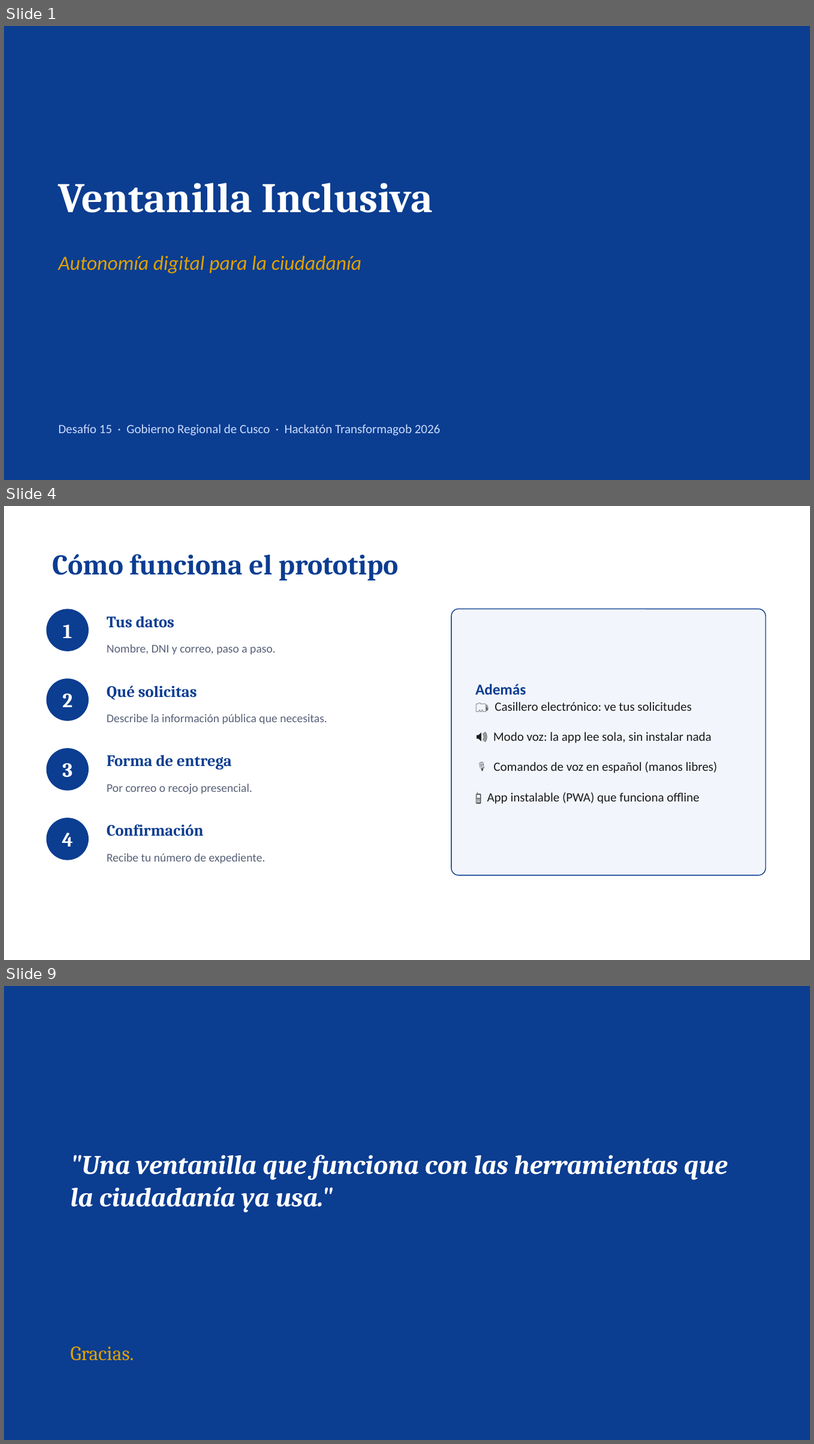
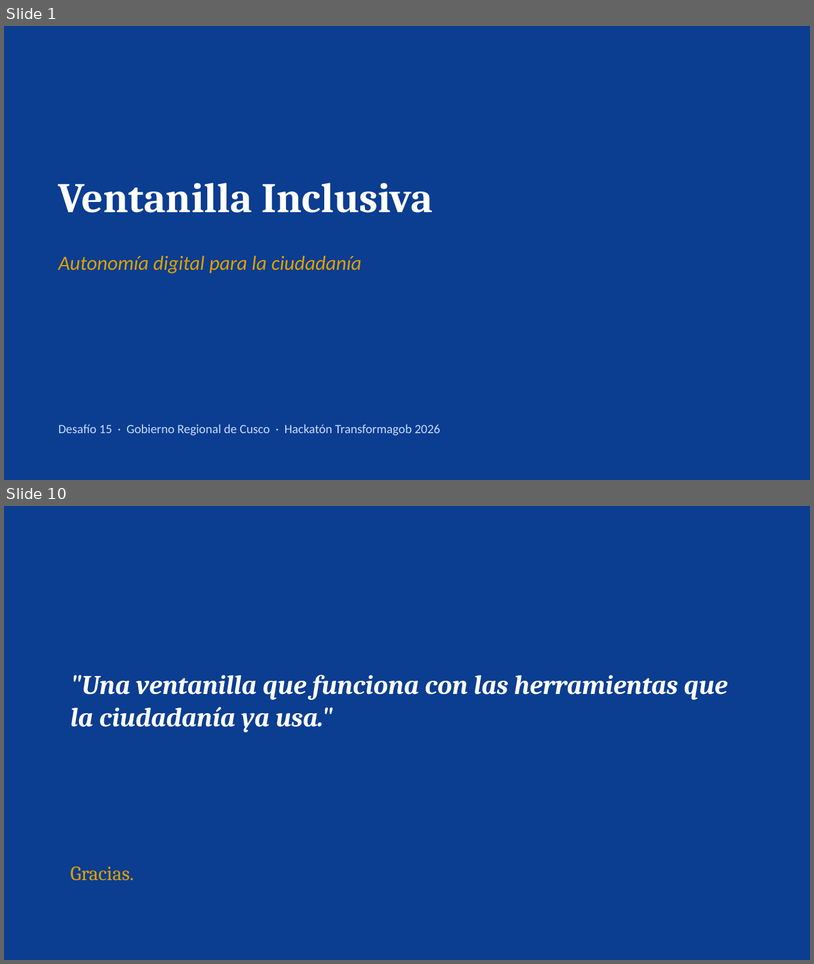
Before and after one commit to rodrigocabrera663-bot/ventanilla-inclusiva, a slide deck: Ventanilla-Inclusiva.pptx. Shown one above the other, each under a label of ours: slides 1, 4 and 9 before the commit, slides 1 and 10 after it; the slides between them are not shown. The pictures are 814x1444 and 814x964 pixels, drawn with LibreOffice and Linux fonts; fonts in the diff are those of the drawing. Boxes give left, top, right and bottom in pixels: in the first picture for what was removed or moved away, otherwise in the second. Text is boxed around its words. In the diff, an @@ line names an element or a change of style, - is before the commit and + after.

```diff
--- a/Ventanilla-Inclusiva.pptx
+++ b/Ventanilla-Inclusiva.pptx
@@ slide 4 removed at [4,506,810,960], background #FFFFFF @@
@@ text removed at [52,554,399,580] @@
-Cómo funciona el prototipo
@@ ellipse removed at [47,609,89,651] @@
@@ rounded rectangle removed at [452,609,766,875] @@
@@ text removed at [63,624,72,638] @@
-1
@@ text removed at [107,616,174,628] @@
-Tus datos
@@ text removed at [107,644,276,654] @@
-Nombre, DNI y correo, paso a paso.
@@ ellipse removed at [47,678,89,721] @@
@@ text removed at [107,685,197,700] @@
-Qué solicitas
@@ text removed at [476,684,718,804] @@
-Además
-🗂️ Casillero electrónico: ve tus solicitudes
-🔊 Modo voz: la app lee sola, sin instalar nada
-🎙️ Comandos de voz en español (manos libres)
-📱 App instalable (PWA) que funciona offline
@@ text removed at [62,693,72,707] @@
-2
@@ text removed at [107,714,327,724] @@
-Describe la información pública que necesitas.
@@ ellipse removed at [47,748,89,790] @@
@@ text removed at [107,754,232,769] @@
-Forma de entrega
@@ text removed at [62,763,72,777] @@
-3
@@ text removed at [107,783,252,794] @@
-Por correo o recojo presencial.
@@ ellipse removed at [47,817,89,860] @@
@@ text removed at [107,824,203,836] @@
-Confirmación
@@ text removed at [62,832,74,846] @@
-4
@@ text removed at [107,853,266,863] @@
-Recibe tu número de expediente.
@@ what was slide 9 is now slide 10 @@
```
Also in this commit, not shown: 5 slides changed, 3 slides added, 1 other slide removed, 5 other files.
